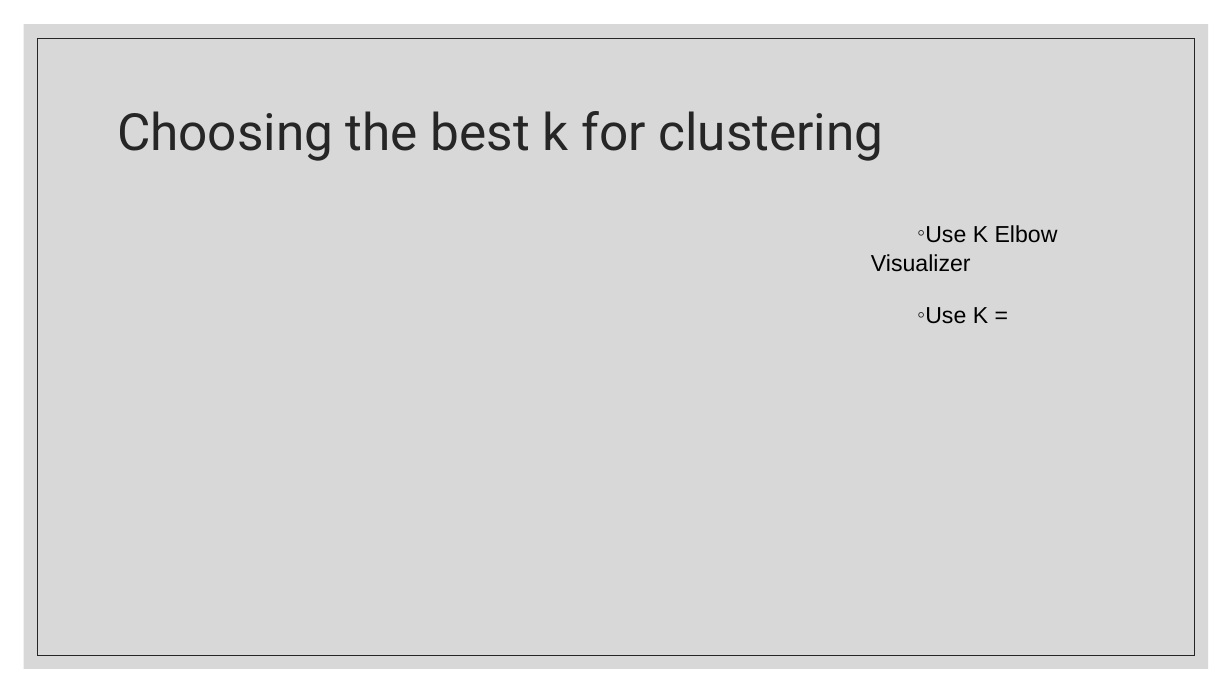
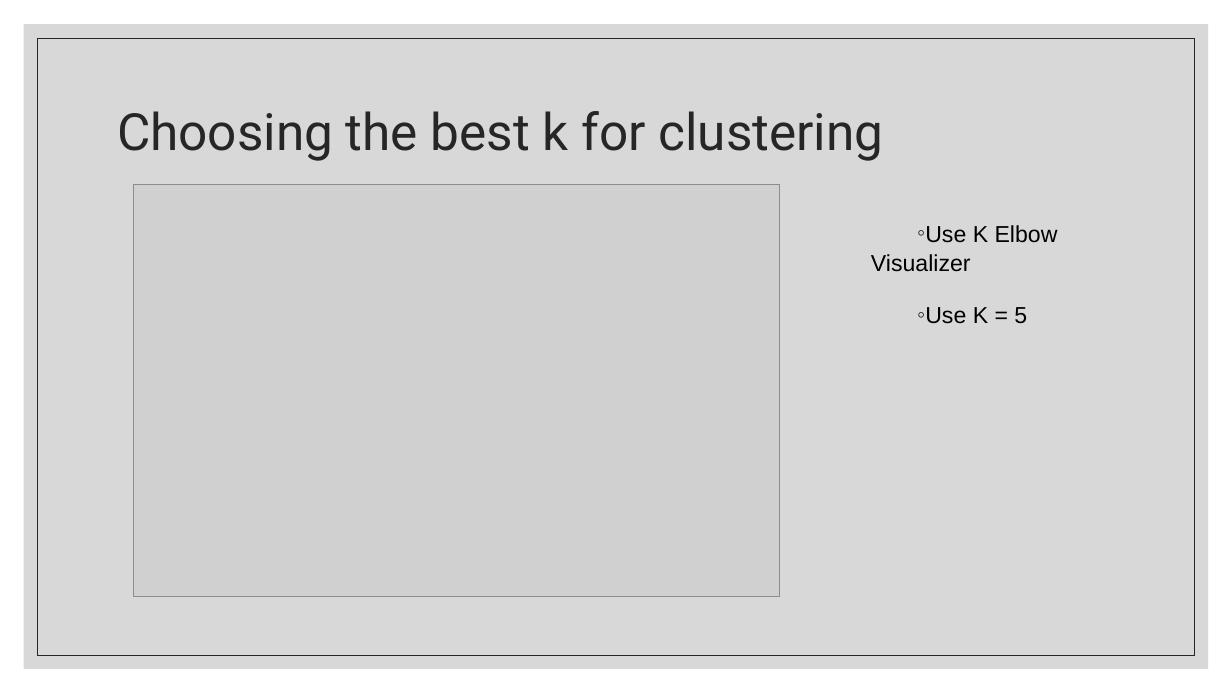
Before and after one commit to rpchua/IBM_DS_Capstone, a slide deck: slide 4 of Presentation.pptx. Drawn at 1232x693 pixels with LibreOffice and Linux fonts; fonts in the diff are those of the drawing; grey boxes stand for pictures. Boxes give left, top, right and bottom in pixels: in the first picture for what was removed or moved away, otherwise in the second. Text is boxed around its words. In the diff, an @@ line names an element or a change of style, - is before the commit and + after.

```diff
--- a/Presentation.pptx
+++ b/Presentation.pptx
@@ picture added at (134, 184, 780, 597) @@
@@ text at (917, 307, 1027, 324): text changed @@
-◦ Use K =
+◦ Use K = 5
```
Also in this commit, not shown: 3 other slides changed, 1 slide added, 4 other files.
